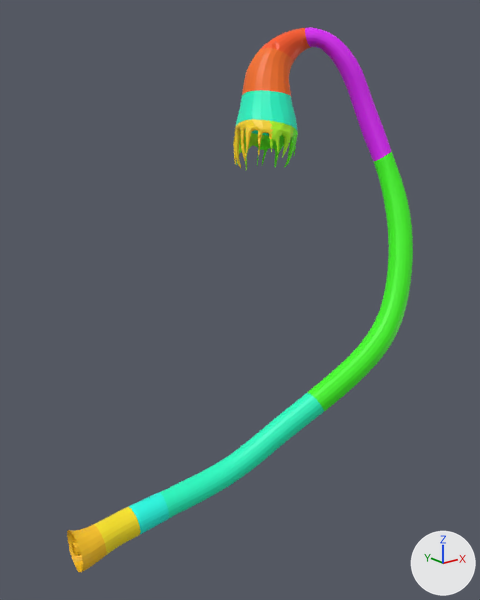
The glTF model output-data/millitome/fallopian-tube-female-left-upenn/v1.0/fallopian-tube-female-left-upenn.glb, before and after one commit.
Rendered twice from a camera (50 mm lens) standing at (-0.0173, -0.0569, 0.0388) and looking at (0.02, -0.0104, 0.0202). The lights are fixed; the arrows at lower right show +X, +Y and +Z. The older version comes first. Where no turn or scale is listed for an object, it has been applied to the vertices.

The scene before the commit, as lines of its bpy script (objects in view):
```python
ob_15 = bpy.data.objects.new('15', me_15)
ob_15.location = (0.0, 0.0, 0.0)
ob_16 = bpy.data.objects.new('16', me_16)
ob_16.location = (0.0, 0.0, 0.0)
ob_17 = bpy.data.objects.new('17', me_17)
ob_17.location = (0.0, 0.0, 0.0)
ob_18 = bpy.data.objects.new('18', me_18)
ob_18.location = (0.0, 0.0, 0.0)
ob_19 = bpy.data.objects.new('19', me_19)
ob_19.location = (0.0, 0.0, 0.0)
ob_20 = bpy.data.objects.new('20', me_20)
ob_20.location = (0.0, 0.0, 0.0)
ob_22 = bpy.data.objects.new('22', me_22)
ob_22.location = (0.0, 0.0, 0.0)
ob_23 = bpy.data.objects.new('23', me_23)
ob_23.location = (0.0, 0.0, 0.0)
ob_24 = bpy.data.objects.new('24', me_24)
ob_24.location = (0.0, 0.0, 0.0)
# also in view: '21' at (0.0283, -0.0041, 0.0365); '14' at (0.0048, -0.0123, 0.0028); '13' at (0.0021, -0.0122, 0.0025)
```
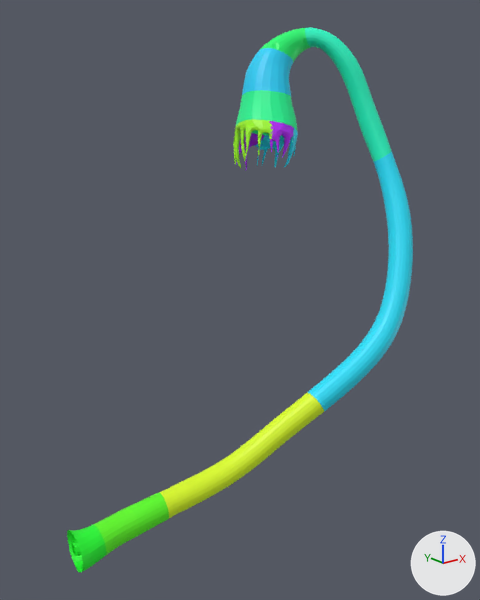
Location of each change, [x1, y1, x2, y2] in pixels of the pictures (480 x 600 px):
part 1 of me_16, recoloured (cyan to green)
    both: [160, 393, 324, 518]
part 2 of me_17, recoloured (green to cyan)
    both: [307, 151, 413, 411]
part 3 of me_18, recoloured
    both: [305, 27, 391, 162]
part 4 of me_22, recoloured (yellow to green)
    both: [233, 119, 273, 168]
part 5 of me_23, recoloured (green to purple)
    both: [239, 121, 294, 170]
part 6 of me_24, recoloured (green to cyan)
    both: [254, 128, 298, 167]
part 7 of me_19, recoloured (orange to green)
    both: [261, 28, 311, 62]
part 8 of me_20, recoloured (orange to cyan)
    both: [242, 48, 293, 96]
part 9 of me_21, recoloured (cyan to green)
    both: [236, 90, 297, 135]
part 10 of me_13, recoloured (yellow to green)
    both: [67, 524, 107, 573]
part 11 of me_14, recoloured (yellow to green)
    both: [94, 507, 141, 555]
part 12 of me_15, recoloured (cyan to green)
    both: [128, 492, 169, 534]

The change, as a list of edits to the scene's bpy script:
```text
Change me_16:
    where me_16.from_pydata(...)  # 1740 vertices, 3320 faces; spans x 0.0092..0.0256, y -0.017..-0.0115, z 0.0023..0.0113
    me_16 part 1: 3320 faces centred in x 0.0093..0.0256, y -0.017..-0.0115, z 0.0024..0.0112 are repainted in the vertex colours; the middle colour goes from cyan #16fec4 to green #defe1c
Change me_17:
    where me_17.from_pydata(...)  # 2649 vertices, 5129 faces; spans x 0.0242..0.0392, y -0.0185..-0.0103, z 0.0091..0.033
    me_17 part 2: 5129 faces centred in x 0.0242..0.0392, y -0.0185..-0.0103, z 0.0091..0.033 are repainted in the vertex colours; the middle colour goes from green #40fe16 to cyan #1ce2fe
Change me_18:
    where me_18.from_pydata(...)  # 1830 vertices, 3487 faces; spans x 0.03217..0.03907, y -0.01237..-0.00425, z 0.03188..0.04495
    me_18 part 3: 3487 faces centred in x 0.03217..0.03906, y -0.01237..-0.00435, z 0.03189..0.04493 are repainted in the vertex colours; the middle colour goes from pink #e116fe to cyan #1cfec8
Change me_22:
    where me_22.from_pydata(...)  # 706 vertices, 1300 faces; spans x 0.02404..0.02756, y -0.00777..-0.00048, z 0.03131..0.03623
    me_22 part 4: 1300 faces centred in x 0.02404..0.02752, y -0.00776..-0.00049, z 0.03132..0.03613 are repainted in the vertex colours; the middle colour goes from yellow #fed816 to green #a3fe1c
Change me_23:
    where me_23.from_pydata(...)  # 557 vertices, 951 faces; spans x 0.02585..0.02974, y -0.00821..-0.00003, z 0.03075..0.03611
    me_23 part 5: 951 faces centred in x 0.0259..0.02969, y -0.00821..-0.00005, z 0.03077..0.03608 are repainted in the vertex colours; the middle colour goes from green #b0fe16 to purple #ba1cfe
Change me_24:
    where me_24.from_pydata(...)  # 572 vertices, 1058 faces; spans x 0.02856..0.03138, y -0.00786..-0.00077, z 0.03118..0.03543
    me_24 part 6: 1058 faces centred in x 0.02856..0.03137, y -0.00785..-0.00079, z 0.03118..0.03537 are repainted in the vertex colours; the middle colour goes from green #66fe16 to cyan #1ce3fe
Change me_19:
    where me_19.from_pydata(...)  # 555 vertices, 936 faces; spans x 0.02839..0.03424, y -0.00559..-0.00172, z 0.04127..0.04492
    me_19 part 7: 936 faces centred in x 0.02841..0.03419, y -0.00555..-0.00173, z 0.04134..0.04491 are repainted in the vertex colours; the middle colour goes from orange #fe5616 to green #1cfe73
Change me_20:
    where me_20.from_pydata(...)  # 563 vertices, 954 faces; spans x 0.02642..0.03184, y -0.00648..-0.00079, z 0.0376..0.04289
    me_20 part 8: 954 faces centred in x 0.02643..0.03181, y -0.00643..-0.00082, z 0.03767..0.04288 are repainted in the vertex colours; the middle colour goes from orange #fe7116 to cyan #1cd5fe
Change me_21:
    where me_21.from_pydata(...)  # 483 vertices, 800 faces; spans x 0.0252..0.03137, y -0.00787..-0.00035, z 0.034..0.0389
    me_21 part 9: 800 faces centred in x 0.02521..0.03136, y -0.00786..-0.00046, z 0.03409..0.03883 are repainted in the vertex colours; the middle colour goes from cyan #16feca to green #1cfe98
Change me_13:
    where me_13.from_pydata(...)  # 340 vertices, 558 faces; spans x 0.00079..0.00342, y -0.0141..-0.01024, z 0.00077..0.00431
    me_13 part 10: 558 faces centred in x 0.00094..0.00333, y -0.01407..-0.01034, z 0.00083..0.00424 are repainted in the vertex colours; the middle colour goes from yellow #fec516 to green #1cfe2e
Change me_14:
    where me_14.from_pydata(...)  # 486 vertices, 809 faces; spans x 0.00301..0.00665, y -0.01377..-0.01091, z 0.00125..0.00444
    me_14 part 11: 809 faces centred in x 0.00302..0.00657, y -0.01376..-0.01092, z 0.00126..0.00442 are repainted in the vertex colours; the middle colour goes from yellow #fee616 to green #60fe1c
Change me_15:
    where me_15.from_pydata(...)  # 458 vertices, 753 faces; spans x 0.00632..0.00967, y -0.01383..-0.01117, z 0.00188..0.00479
    me_15 part 12: 753 faces centred in x 0.00635..0.00961, y -0.01383..-0.01118, z 0.00189..0.00478 are repainted in the vertex colours; the middle colour goes from cyan #16fee6 to green #5cfe1c
```
